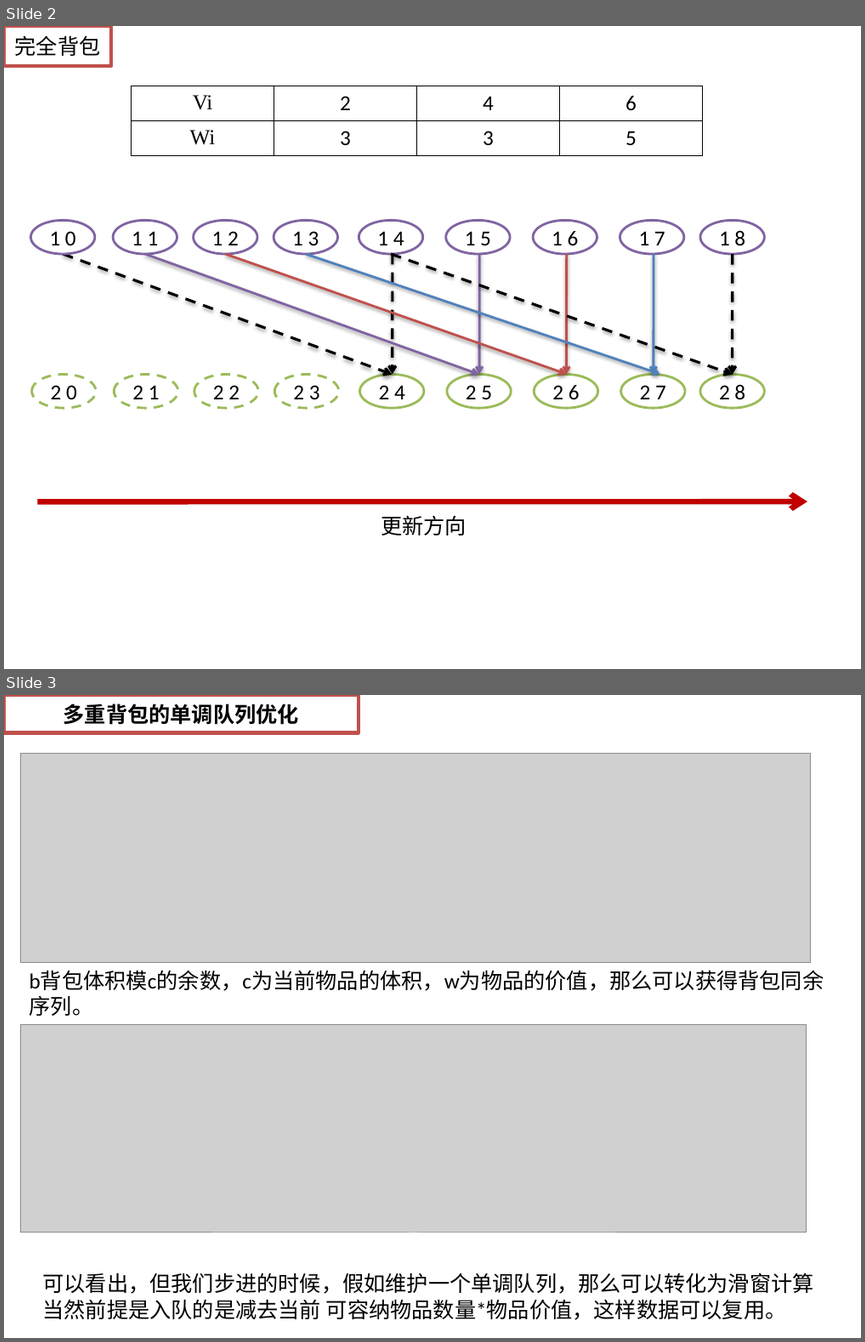
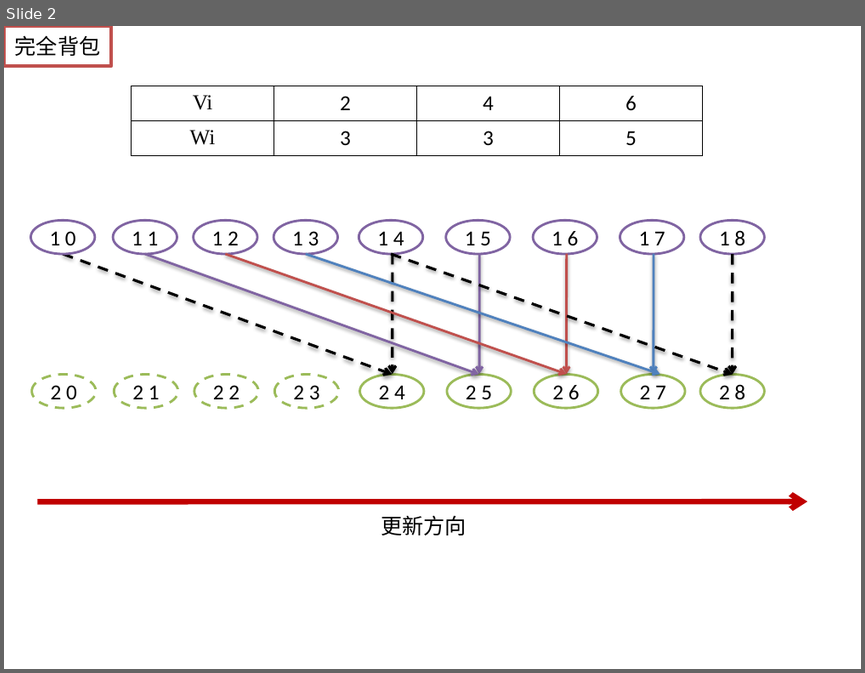
Before and after one commit to helloworld729/28_Algorithm, a slide deck: 第2遍/动态规划/背包九讲/背包.pptx. Shown one above the other, each under a label of ours: slides 2 and 3 before the commit, slide 2 after it. The pictures are 865x1342 and 865x673 pixels, drawn with LibreOffice and Linux fonts; fonts in the diff are those of the drawing; grey boxes stand for pictures. Boxes give left, top, right and bottom in pixels: in the first picture for what was removed or moved away, otherwise in the second. Text is boxed around its words. In the diff, an @@ line names an element or a change of style, - is before the commit and + after.

Commit message:
背包算法练习

```diff
--- a/第2遍/动态规划/背包九讲/背包.pptx
+++ b/第2遍/动态规划/背包九讲/背包.pptx
@@ slide 3 removed at (4,695,861,1338), background #FFFFFF @@
@@ rectangle removed at (4,695,358,732) @@
-多重背包的单调队列优化
@@ picture removed at (21,754,812,962) @@
@@ text removed at (30,971,824,1015) @@
-b背包体积模c的余数，c为当前物品的体积，w为物品的价值，那么可以获得背包同余
-序列。
@@ picture removed at (21,1025,806,1232) @@
@@ text removed at (43,1272,814,1320) @@
-可以看出，但我们步进的时候，假如维护一个单调队列，那么可以转化为滑窗计算
-当然前提是入队的是减去当前 可容纳物品数量*物品价值，这样数据可以复用。
```
Also in this commit, not shown: 4 other files.
